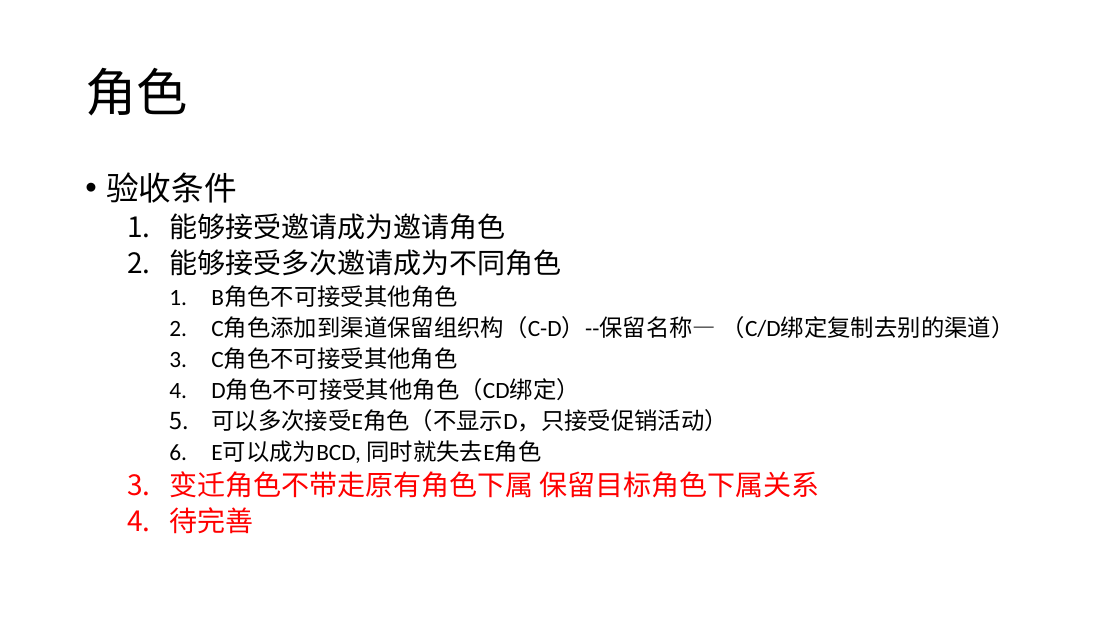
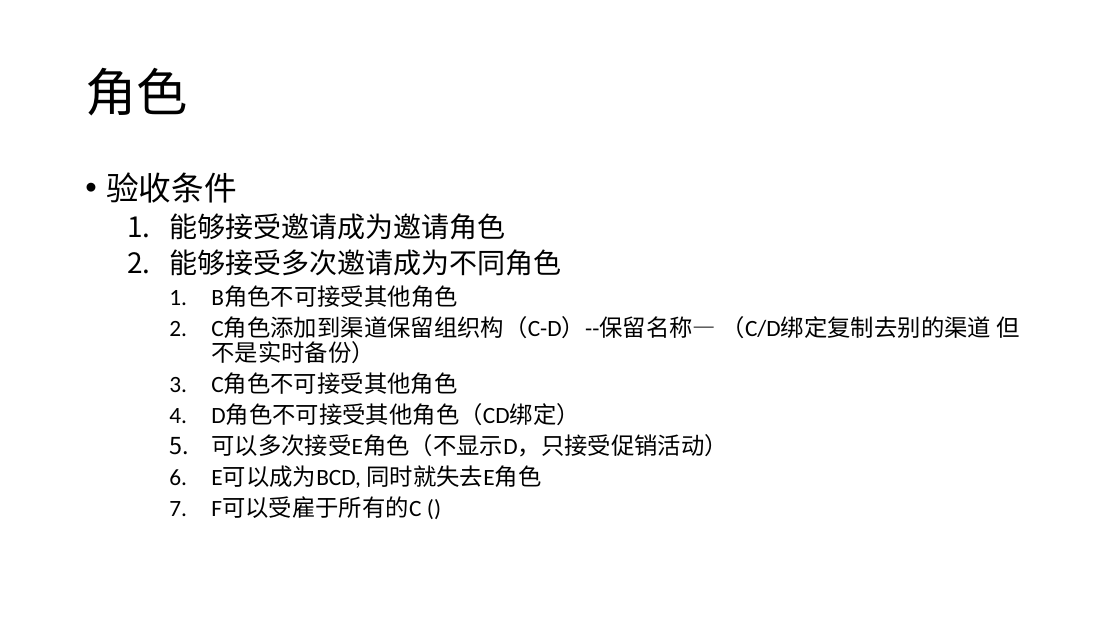
Before and after one commit to swansrp/Tanya, a slide deck: slide 16 of doc/prd.pptx. Drawn at 1120x630 pixels with LibreOffice and Linux fonts; fonts in the diff are those of the drawing. Boxes give left, top, right and bottom in pixels: in the first picture for what was removed or moved away, otherwise in the second. Text is boxed around its words. In the diff, an @@ line names an element or a change of style, - is before the commit and + after.

Commit message:
update prd

```diff
--- a/doc/prd.pptx
+++ b/doc/prd.pptx
@@ text at (x1=211, y1=316, x2=1019, y2=363): text changed @@
-    2. C角色添加到渠道保留组织构（C-D）--保留名称— （C/D绑定复制去别的渠道）
+    2. C角色添加到渠道保留组织构（C-D）--保留名称— （C/D绑定复制去别的渠道 但不是实时备份）
@@ text at (x1=211, y1=496, x2=421, y2=518): text changed; size 24 to 20 pt; text colour #FF0000 to #000000 @@
-  3. 变迁角色不带走原有角色下属 保留目标角色下属关系
-  4. 待完善
+    7. F可以受雇于所有的C ()
```
Also in this commit, not shown: 1 other slide changed, 2 slides added, 1 slide removed.
